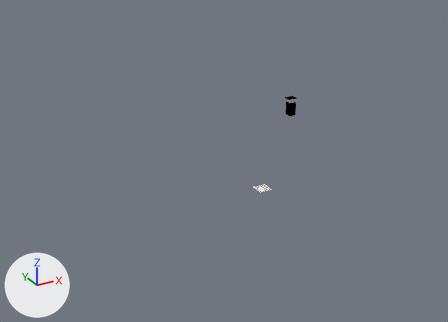
Two versions of the Blender file models/landing_strip.blend, one commit apart.
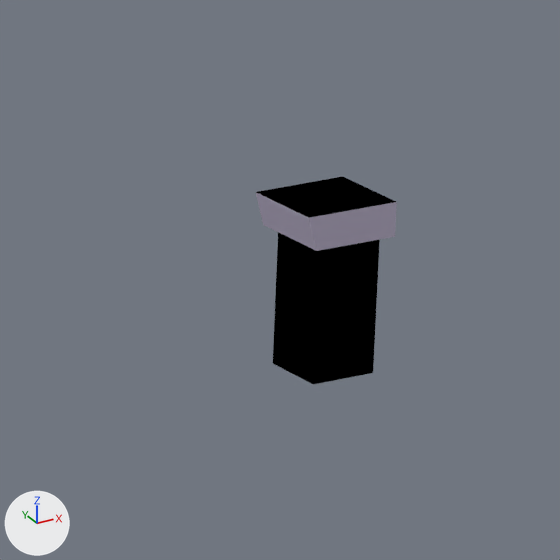
Old and new are each drawn whole from a 50 mm camera at (-650.0, -990.0, 589.0) aimed at (144.0, 455.0, -133.0) and again close up on the part from 58% to 70% of the width and 24% to 41% of the height. The axes (+X, +Y, +Z) are drawn at lower left. The lights are the same throughout.

The first close-up shows 'apt'.
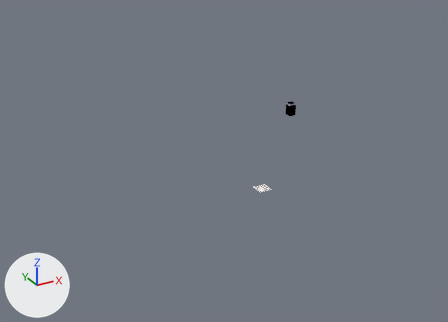
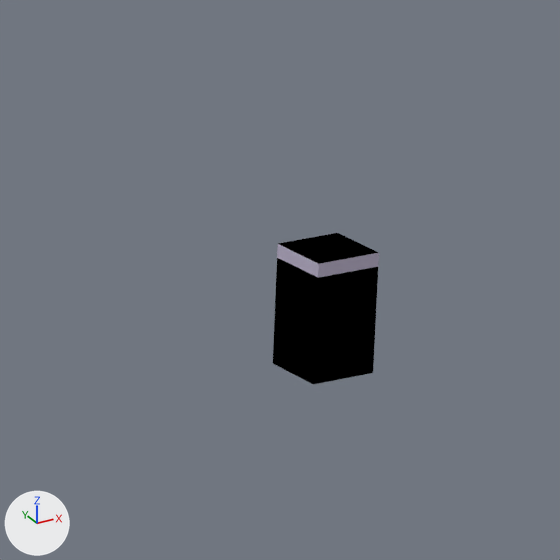
What differs and where, as boxes [x1, y1, x2, y2] in the close-ups (560 x 560 px):
```json
{"object": "apt", "change": "reshaped", "before": [256, 177, 397, 384], "after": [273, 233, 379, 384]}
{"part": 1, "of": "me_plane", "change": "deleted", "before": [256, 177, 397, 251]}
{"part": 2, "of": "me_plane", "change": "built on", "before": [277, 232, 380, 281], "after": [277, 233, 379, 281]}
```

Edits to the scene script, one JSON object a line:
```json
{"block": "me_plane", "where": "# used by ob_apt; location = (0.0, 0.0, 0.0)"}
{"op": "remove", "block": "me_plane", "code": "me_plane.from_pydata(...)  # 103 vertices, 21 faces, 32 loose edges; spans x -15.0..335.0, y -450.0..1500.0, z 0.0..50.0"}
{"op": "add", "block": "me_plane", "code": "me_plane.from_pydata(...)  # 103 vertices, 18 faces, 36 loose edges; spans x -15.0..332.0, y -450.0..1500.0, z 0.0..36.0"}
{"block": "me_plane", "change": "me_plane part 1: the loose piece of 8 vertices spanning x 306.0..335.0, y 373.0..399.0, z 40.0..50.0 is deleted"}
{"block": "me_plane", "change": "me_plane part 2"}
{"block": "me_plane", "change": "2 faces are deleted"}
{"block": "me_plane", "change": "4 vertices in x 312.0..332.0, y 376.0..396.0, z 40.0 move by (0.0, 0.0, -9.0)"}
{"block": "me_plane", "change": "8 vertices are added at x 312.0..332.0, y 376.0..396.0, z 35.0..36.0"}
{"block": "me_plane", "change": "4 loose edges are added"}
{"block": "me_plane", "change": "3 new faces join them, mat_glass (light grey #beb5cd)"}
{"block": "me_plane", "change": "2 new faces join them, mat_building (black #000000)"}
```
